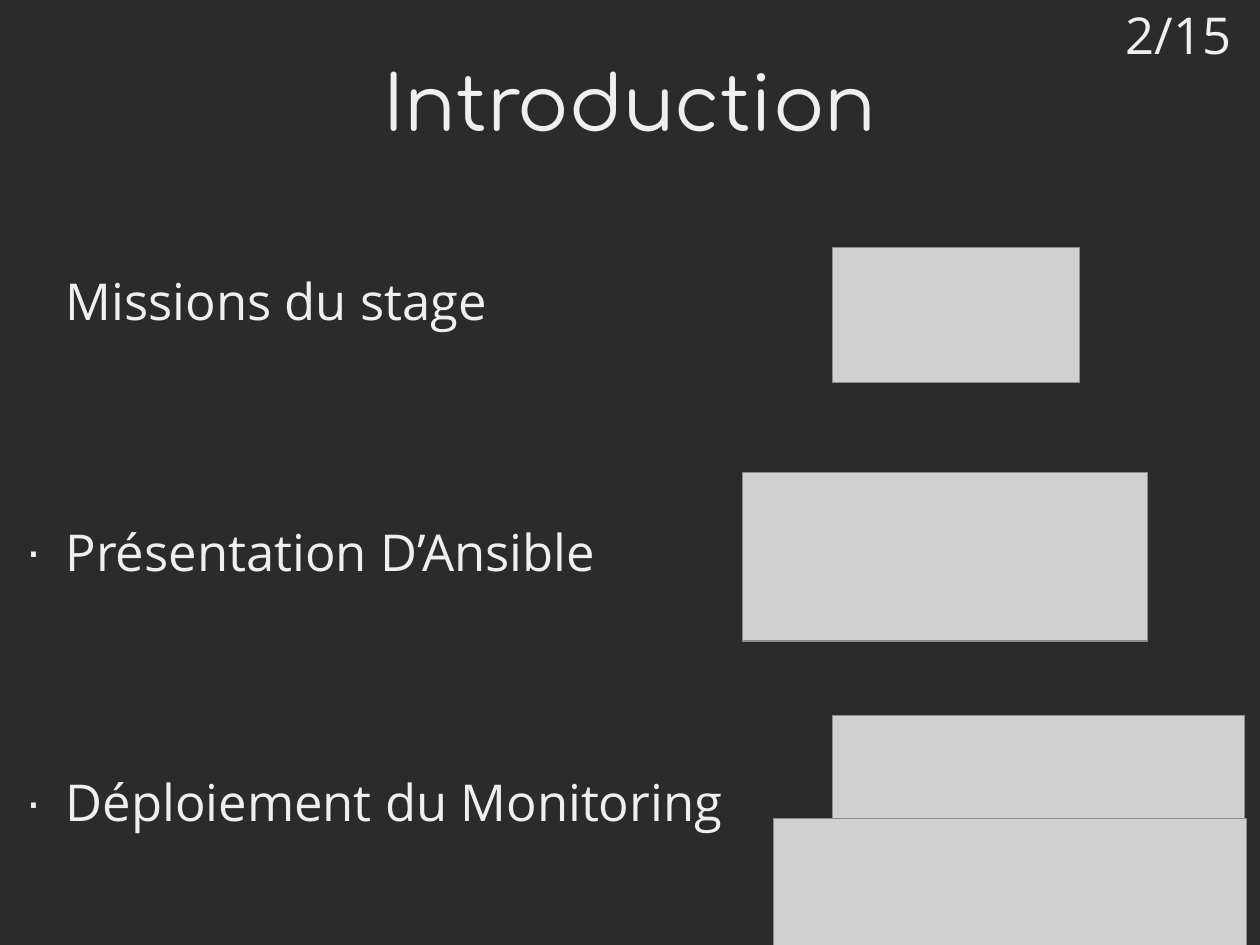
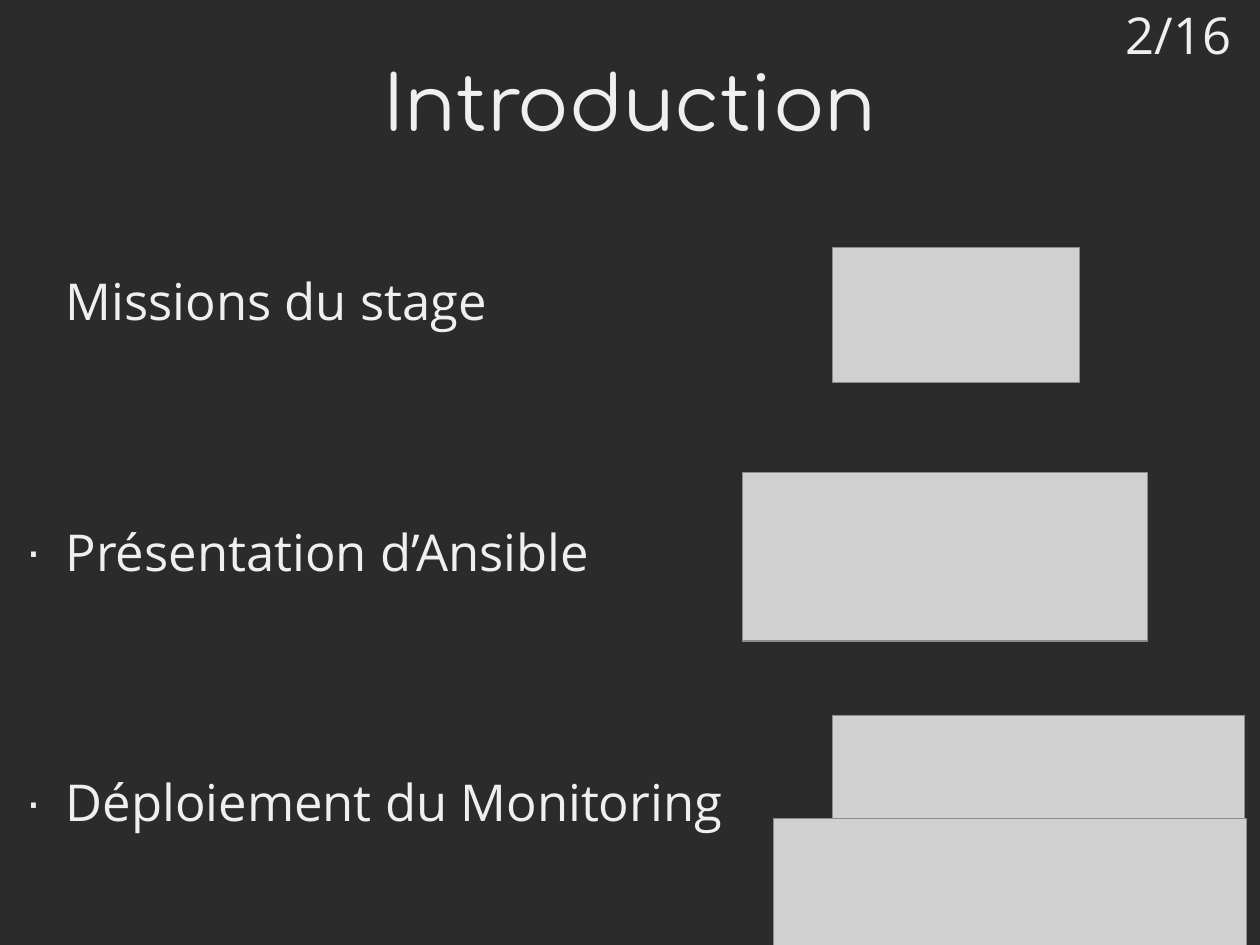
Before and after one commit to mrwormo/rapport_de_stage, a slide deck: slide 2 of files/prez.odp. Drawn at 1260x945 pixels with LibreOffice and Linux fonts; fonts in the diff are those of the drawing; grey boxes stand for pictures; background and template pictures are left out; a plain dark background stands for a picture behind light text. Boxes give left, top, right and bottom in pixels: in the first picture for what was removed or moved away, otherwise in the second. Text is boxed around its words. In the diff, an @@ line names an element or a change of style, - is before the commit and + after.

```diff
--- a/files/prez.odp
+++ b/files/prez.odp
@@ text at bbox=[1126, 17, 1232, 55]: text changed @@
-2/15
+2/16
@@ text at bbox=[66, 532, 589, 572]: text changed @@
-· Présentation D’Ansible
+· Présentation d’Ansible
```
Also in this commit, not shown: 10 other slides changed, 4 slides added, 3 slides removed, 1 other file.
